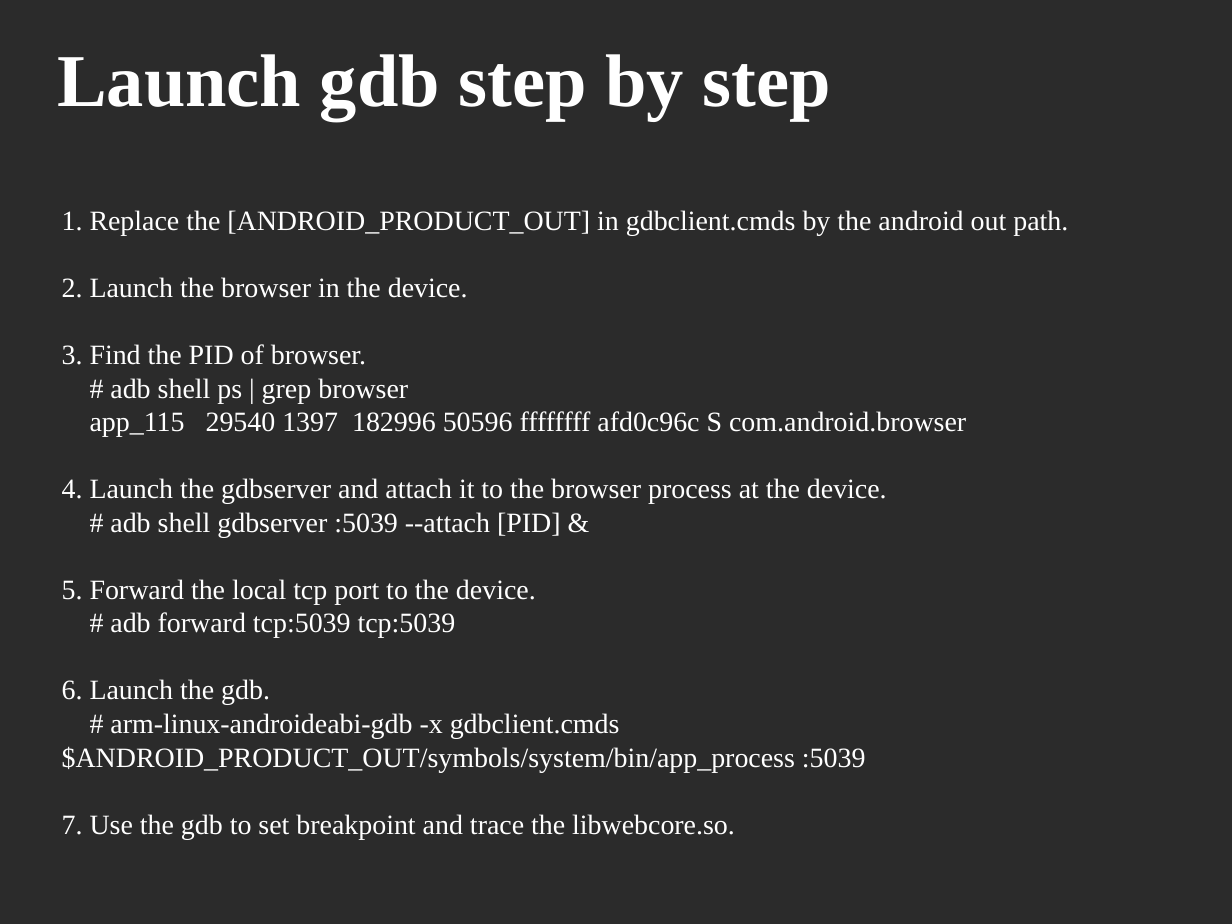
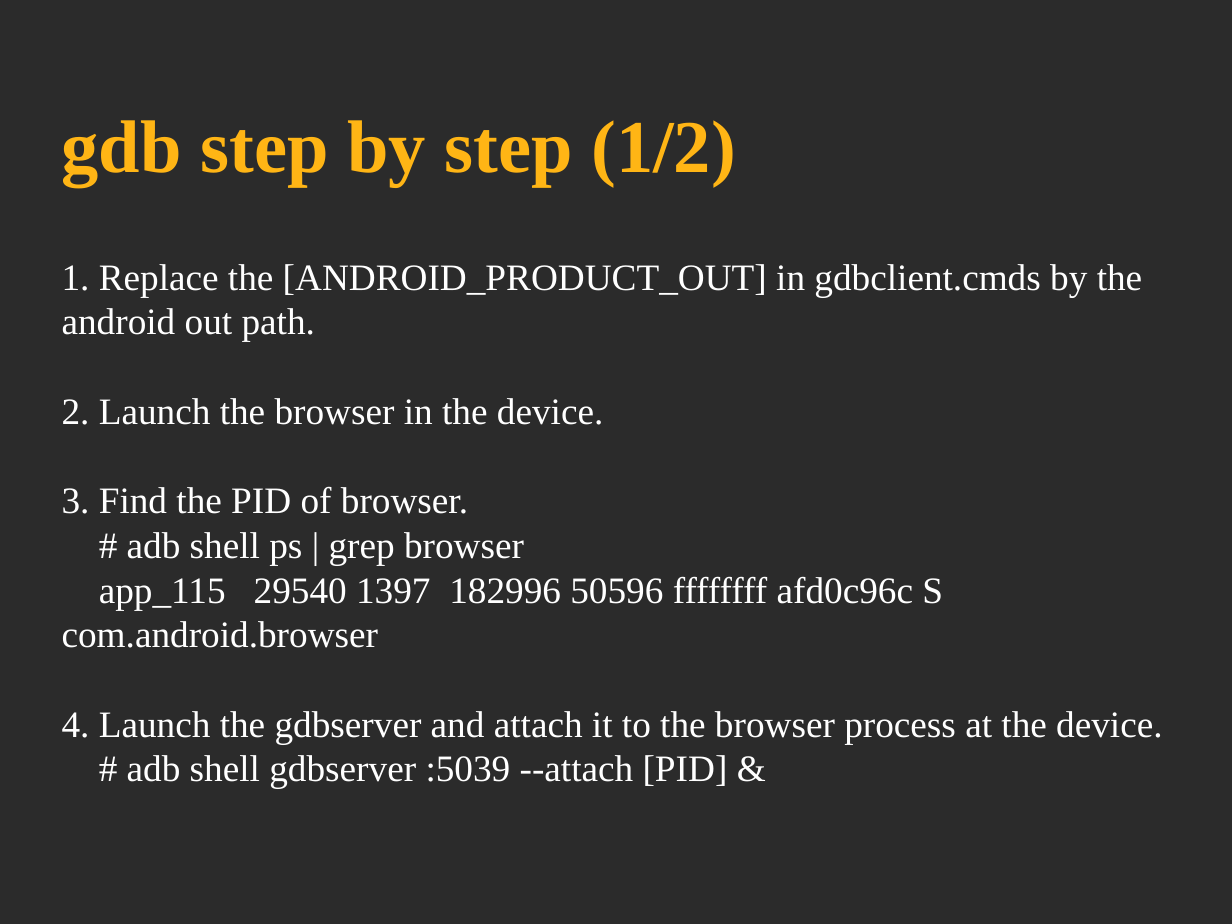
Before and after one commit to tsaicw/android_native_coding, a slide deck: slide 6 of debug_native_code_by_gdb.odp (slide 5 before the commit). Drawn at 1232x924 pixels with LibreOffice and Linux fonts; fonts in the diff are those of the drawing; background and template pictures are left out; a plain dark background stands for a picture behind light text. Boxes give left, top, right and bottom in pixels: in the first picture for what was removed or moved away, otherwise in the second. Text is boxed around its words. In the diff, an @@ line names an element or a change of style, - is before the commit and + after.

Commit message:
Modify the theme and font size of the presentation.

```diff
--- a/debug_native_code_by_gdb.odp
+++ b/debug_native_code_by_gdb.odp
@@ title at [62, 120, 736, 187]: text changed; text colour #FFFFFF to #FFB515 @@
-Launch gdb step by step
+gdb step by step (1/2)
@@ subtitle "1. Replace the [ANDROID_PRODUCT_OUT] in ..." at [62, 264, 1162, 789]: size 18 to 24 pt @@
@@ subtitle at [62, 579, 866, 839]: paragraphs removed @@
-5. Forward the local tcp port to the device.
-# adb forward tcp:5039 tcp:5039
-6. Launch the gdb.
-# arm-linux-androideabi-gdb -x gdbclient.cmds $ANDROID_PRODUCT_OUT/symbols/system/bin/app_process :5039
-7. Use the gdb to set breakpoint and trace the libwebcore.so.
```
Also in this commit, not shown: 7 other slides changed, 3 slides added.
